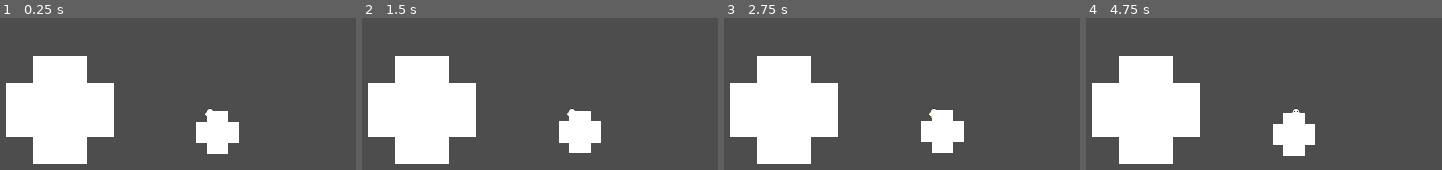
Above: before the commit, frames 1-4 (left to right).
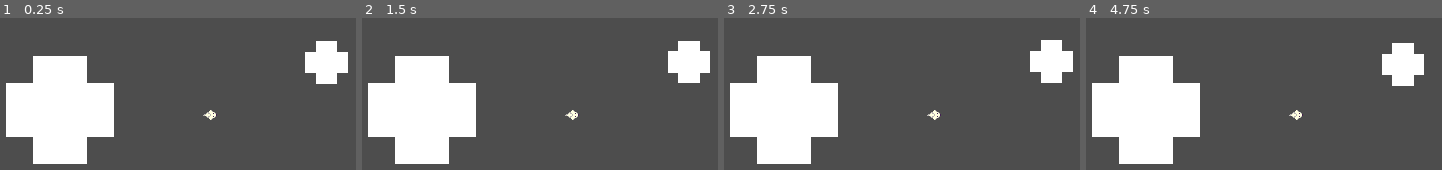
Above: after the commit, the same moments.

Repository: BlendyDev/GMTK2025
Game: Godot game, scene res://Scenes/level.tscn
The game is run twice, just before and just after one commit, with the same random seed, the same clock (stepped at 60 frames per second) and the same inputs.
Inputs (mouse positions are in pixels of both pictures, inside the frame that each line leads up to):
- Up to frame 1 (0.25 s): no input
- Up to frame 2 (1.5 s): hold Space 0.53-1.28 s; move the mouse to (483, 127) at 1.27 s; tap Space at 1.35 s
- Up to frame 3 (2.75 s): tap Space at 1.52, 1.82 s; move the mouse to (980, 59) at 2.02 s; hold Space from 2.03 s (still down)
- Up to frame 4 (4.75 s): move the mouse to (1274, 165) at 2.77 s; release Space at 2.78 s; tap Space at 2.85, 3.02, 3.32, 4.35, 4.52 s; move the mouse to (1431, 153) at 3.52 s; hold Space 3.53-4.28 s; move the mouse to (1160, 77) at 4.27 s

The runs differ from the first frame. In frame 1, 5.1% of the frame differs, in the area x 55-98%, y 15-90%; in frame 2, 5.1%; in frame 3, 5.1%; in frame 4, 5.1%, in the area x 52-95%, y 16-91%.

Commit message:
direction controls based on last frames

Diff:
--- /dev/null
+++ b/Animation/mouseFrames.tres
@@ -0,0 +1,158 @@
+[gd_resource type="SpriteFrames" load_steps=18 format=3 uid="uid://brjoepnckupck"]
+
+[ext_resource type="Texture2D" uid="uid://dbb0cf8skwoh5" path="res://Sprites/mousemc.png" id="1_okdsm"]
+
+[sub_resource type="AtlasTexture" id="AtlasTexture_okdsm"]
+atlas = ExtResource("1_okdsm")
+region = Rect2(128, 0, 16, 16)
+
+[sub_resource type="AtlasTexture" id="AtlasTexture_tyetp"]
+atlas = ExtResource("1_okdsm")
+region = Rect2(144, 0, 16, 16)
+
+[sub_resource type="AtlasTexture" id="AtlasTexture_1u6e3"]
+atlas = ExtResource("1_okdsm")
+region = Rect2(96, 0, 16, 16)
+
+[sub_resource type="AtlasTexture" id="AtlasTexture_6d3cg"]
+atlas = ExtResource("1_okdsm")
+region = Rect2(112, 0, 16, 16)
+
+[sub_resource type="AtlasTexture" id="AtlasTexture_ccix6"]
+atlas = ExtResource("1_okdsm")
+region = Rect2(160, 0, 16, 16)
+
+[sub_resource type="AtlasTexture" id="AtlasTexture_vnx64"]
+atlas = ExtResource("1_okdsm")
+region = Rect2(176, 0, 16, 16)
+
+[sub_resource type="AtlasTexture" id="AtlasTexture_70cxl"]
+atlas = ExtResource("1_okdsm")
+region = Rect2(64, 0, 16, 16)
+
+[sub_resource type="AtlasTexture" id="AtlasTexture_fc80u"]
+atlas = ExtResource("1_okdsm")
+region = Rect2(80, 0, 16, 16)
+
+[sub_resource type="AtlasTexture" id="AtlasTexture_7kmrt"]
+atlas = ExtResource("1_okdsm")
+region = Rect2(192, 0, 16, 16)
+
+[sub_resource type="AtlasTexture" id="AtlasTexture_ychn3"]
+atlas = ExtResource("1_okdsm")
+region = Rect2(208, 0, 16, 16)
+
+[sub_resource type="AtlasTexture" id="AtlasTexture_0f350"]
+atlas = ExtResource("1_okdsm")
+region = Rect2(0, 0, 16, 16)
+
+[sub_resource type="AtlasTexture" id="AtlasTexture_8c0lf"]
+atlas = ExtResource("1_okdsm")
+region = Rect2(16, 0, 16, 16)
+
+[sub_resource type="AtlasTexture" id="AtlasTexture_7dyls"]
+atlas = ExtResource("1_okdsm")
+region = Rect2(32, 0, 16, 16)
+
+[sub_resource type="AtlasTexture" id="AtlasTexture_ecsr4"]
+atlas = ExtResource("1_okdsm")
+region = Rect2(48, 0, 16, 16)
+
+[sub_resource type="AtlasTexture" id="AtlasTexture_2y0ah"]
+atlas = ExtResource("1_okdsm")
+region = Rect2(224, 0, 16, 16)
+
+[sub_resource type="AtlasTexture" id="AtlasTexture_dtgou"]
+atlas = ExtResource("1_okdsm")
+region = Rect2(240, 0, 16, 16)
+
+[resource]
+animations = [{
+"frames": [{
+"duration": 1.0,
+"texture": SubResource("AtlasTexture_okdsm")
+}, {
+"duration": 1.0,
+"texture": SubResource("AtlasTexture_tyetp")
+}],
+"loop": true,
+"name": &"down",
+"speed": 5.0
+}, {
+"frames": [{
+"duration": 1.0,
+"texture": SubResource("AtlasTexture_1u6e3")
+}, {
+"duration": 1.0,
+"texture": SubResource("AtlasTexture_6d3cg")
+}],
+"loop": true,
+"name": &"down_left",
+"speed": 5.0
+}, {
+"frames": [{
+"duration": 1.0,
+"texture": SubResource("AtlasTexture_ccix6")
+}, {
+"duration": 1.0,
+"texture": SubResource("AtlasTexture_vnx64")
+}],
+"loop": true,
+"name": &"down_right",
+"speed": 5.0
+}, {
+"frames": [{
+"duration": 1.0,
+"texture": SubResource("AtlasTexture_70cxl")
+}, {
+"duration": 1.0,
+"texture": SubResource("AtlasTexture_fc80u")
+}],
+"loop": true,
+"name": &"left",
+"speed": 5.0
+}, {
+"frames": [{
+"duration": 1.0,
+"texture": SubResource("AtlasTexture_7kmrt")
+}, {
+"duration": 1.0,
+"texture": SubResource("AtlasTexture_ychn3")
+}],
+"loop": true,
+"name": &"right",
+"speed": 5.0
+}, {
+"frames": [{
+"duration": 1.0,
+"texture": SubResource("AtlasTexture_0f350")
+}, {
+"duration": 1.0,
+"texture": SubResource("AtlasTexture_8c0lf")
+}],
+"loop": true,
+"name": &"up",
+"speed": 5.0
+}, {
+"frames": [{
+"duration": 1.0,
+"texture": SubResource("AtlasTexture_7dyls")
+}, {
+"duration": 1.0,
+"texture": SubResource("AtlasTexture_ecsr4")
+}],
+"loop": true,
+"name": &"up_left",
+"speed": 5.0
+}, {
+"frames": [{
+"duration": 1.0,
+"texture": SubResource("AtlasTexture_2y0ah")
+}, {
+"duration": 1.0,
+"texture": SubResource("AtlasTexture_dtgou")
+}],
+"loop": true,
+"name": &"up_right",
+"speed": 5.0
+}]
--- a/Scenes/level.tscn
+++ b/Scenes/level.tscn
@@ -2,8 +2,8 @@
 
 [ext_resource type="Script" uid="uid://cxjw50s4jeh2y" path="res://Scenes/trail.gd" id="1_0f350"]
 [ext_resource type="Script" uid="uid://cd8k0h68k4a8g" path="res://Scripts/Player.gd" id="1_tumq0"]
-[ext_resource type="Texture2D" uid="uid://d4ld3d7820d0n" path="res://Sprites/mousemc.png" id="2_6phgx"]
 [ext_resource type="Texture2D" uid="uid://bj30yhx4p3qu0" path="res://Sprites/debugPlayer.png" id="2_k5f4k"]
+[ext_resource type="SpriteFrames" uid="uid://brjoepnckupck" path="res://Animation/mouseFrames.tres" id="4_0f350"]
 [ext_resource type="AudioStream" uid="uid://dapvn0ocg8s84" path="res://SFX/test_sfx_pickup.wav" id="4_81xng"]
 [ext_resource type="Script" uid="uid://cqcu4jcux40sh" path="res://Scenes/mob.gd" id="5_wqkje"]
 
@@ -31,15 +31,14 @@
 
 [node name="Level" type="Node2D"]
 
-[node name="Trail" type="Area2D" parent="." node_paths=PackedStringArray("trail", "player", "trail_collision")]
+[node name="Trail" type="Area2D" parent="." node_paths=PackedStringArray("trail", "player")]
 script = ExtResource("1_0f350")
 trail = NodePath("Trail")
 trail_points_per_second = 120
 max_time_sec = 1.15
 min_distance_to_oldest_points = 12.5
-circle_min_timeout_sec = 0.3
+circle_min_timeout_sec = 0.5
 player = NodePath("../Player")
-trail_collision = NodePath("CollisionShape2D")
 
 [node name="Trail" type="Line2D" parent="Trail"]
 width = 4.0
@@ -53,15 +52,17 @@
 scale = Vector2(5, 5)
 stream = SubResource("AudioStreamRandomizer_wqkje")
 
-[node name="CollisionShape2D" type="CollisionPolygon2D" parent="Trail"]
-
 [node name="Player" type="CharacterBody2D" parent="."]
 input_pickable = true
 script = ExtResource("1_tumq0")
 speed = 1.0
+last_velocity_frames = 10
 
-[node name="Sprite2D" type="Sprite2D" parent="Player"]
-texture = ExtResource("2_6phgx")
+[node name="AnimatedSprite2D" type="AnimatedSprite2D" parent="Player"]
+sprite_frames = ExtResource("4_0f350")
+animation = &"right"
+autoplay = "right"
+frame_progress = 0.185315
 
 [node name="CollisionShape2D" type="CollisionShape2D" parent="Player"]
 shape = SubResource("CircleShape2D_k5f4k")
@@ -79,6 +80,7 @@
 shape = SubResource("RectangleShape2D_k5f4k")
 
 [node name="mob" type="Area2D" parent="."]
+position = Vector2(109, -70)
 scale = Vector2(10.645, 10.645)
 script = ExtResource("5_wqkje")
 
--- a/Scenes/trail.gd
+++ b/Scenes/trail.gd
@@ -9,7 +9,7 @@
 @onready var last_circle_timestamp:= Time.get_ticks_msec()
 @export var circle_min_timeout_sec: float
 @export var player: Player
-@export var trail_collision: CollisionPolygon2D
+var collision_polygons: Array[CollisionPolygon2D]
 
 # Called when the node enters the scene tree for the first time.
 func _ready() -> void:
@@ -27,6 +27,9 @@
 			point = current_point
 	return point
 
+func simplify_polygon(polygon: PackedVector2Array) -> Array[PackedVector2Array]:
+	return Geometry2D.merge_polygons(polygon, PackedVector2Array([]))
+
 func spawn_circle(closest_point: Vector2):
 	$"../Trail/AudioStreamPlayer2D".play()
 	var fade_out_trail = Line2D.new()
@@ -41,7 +44,7 @@
 	var area = Area2D.new()
 	fade_out_trail.add_child(area)
 	var initial_polygon :PackedVector2Array = fade_out_trail.points.duplicate()
-	var polygons := Geometry2D.merge_polygons(initial_polygon, PackedVector2Array([]))
+	var polygons := simplify_polygon(initial_polygon)
 	for polygon in polygons:
 		var collision = CollisionPolygon2D.new()
 		collision.polygon = polygon
@@ -72,9 +75,30 @@
 				trail.remove_point(0)
 			trail.add_point(last_position + direction* (i+1)/n)
 		last_trail_point_timestamp += n* (1000.0/trail_points_per_second)
+
+		for collision_polygon in collision_polygons:
+			collision_polygon.queue_free()
+		collision_polygons.clear()
+		var trail_polygons := Geometry2D.offset_polyline(trail.points, trail.width/2.0, Geometry2D.JOIN_ROUND, Geometry2D.END_ROUND)
+
+		var simple_trail_polygons: Array[PackedVector2Array]
+		for polygon in trail_polygons:
+			simple_trail_polygons.append_array(simplify_polygon(polygon))
+		for polygon in simple_trail_polygons:
+			var collision_polygon = CollisionPolygon2D.new()
+			if polygon.size() == 0:
+				print("nullsized")
+				continue
+			collision_polygon.polygon = polygon
+			trail.add_child(collision_polygon)
+			collision_polygons.append(collision_polygon)
+		if (Input.is_key_pressed(KEY_SPACE)):
+			pass
 		pass
+
 	var closest_point = find_closest_point(0.2)
 	var distance = player.position.distance_to(closest_point)
+
 	if (distance < min_distance_to_oldest_points and !cleared_points
 	and Time.get_ticks_msec() - last_circle_timestamp > 1000*circle_min_timeout_sec):
 		last_circle_timestamp = Time.get_ticks_msec()
--- a/Scripts/Player.gd
+++ b/Scripts/Player.gd
@@ -6,7 +6,9 @@
 @export var speed: float
 var playing := false
 var mouse_motion:= Vector2.ZERO
-
+@onready var sprite: AnimatedSprite2D = $AnimatedSprite2D
+var last_velocities: PackedVector2Array
+@export var last_velocity_frames: int
 
 # Called when the node enters the scene tree for the first time.
 func _ready() -> void:
@@ -25,21 +27,49 @@
 
 
 
+func animate_direction():
+	if (velocity.length() > 0):
+		last_velocities.append(velocity)
+		if (last_velocity_frames > 10):
+			last_velocities.remove_at(0)
+	var combined_velocity := Vector2.ZERO
+	for v in last_velocities:
+		combined_velocity += v.normalized()
+
+	var offset_angle := (combined_velocity.angle_to(Vector2.RIGHT) + PI)/(2*PI) + 1.0/16.0
+	if (offset_angle < 1.0/8.0):
+		sprite.animation = "left"
+	elif(offset_angle < 1.0/4.0):
+		sprite.animation = "down_left"
+	elif(offset_angle < 3.0/8.0):
+		sprite.animation = "down"
+	elif(offset_angle < 1.0/2.0):
+		sprite.animation = "down_right"
+	elif(offset_angle < 5.0/8.0):
+		sprite.animation = "right"
+	elif(offset_angle < 3.0/4.0):
+		sprite.animation = "up_right"
+	elif(offset_angle < 7.0/8.0):
+		sprite.animation = "up"
+	elif(offset_angle < 1):
+		sprite.animation = "up_left"
+	else:
+		sprite.animation = "left"
+
 # Called every frame. 'delta' is the elapsed time since the previous frame.
 func _process(delta: float) -> void:
+	if (Input.is_key_pressed(KEY_SPACE)):
+		pass
+	if !playing:
+		return
 	velocity = Vector2(
 		min(offset.x, max(-offset.x, position.x + mouse_motion.x))-position.x,
 		min(offset.y, max(-offset.y, position.y + mouse_motion.y))-position.y
 	)*speed * (1/delta)
+	animate_direction()
+
 	mouse_motion = Vector2.ZERO
-	print(velocity)
-	print(delta)
 	move_and_slide()
-	if (Input.is_key_pressed(KEY_SPACE)):
-		pass
-
-	if !playing:
-		return
 	pass
 
 
Binary file changed: Sprites/mousemc.png
Not shown, changed: Sprites/mousemc.png.import
